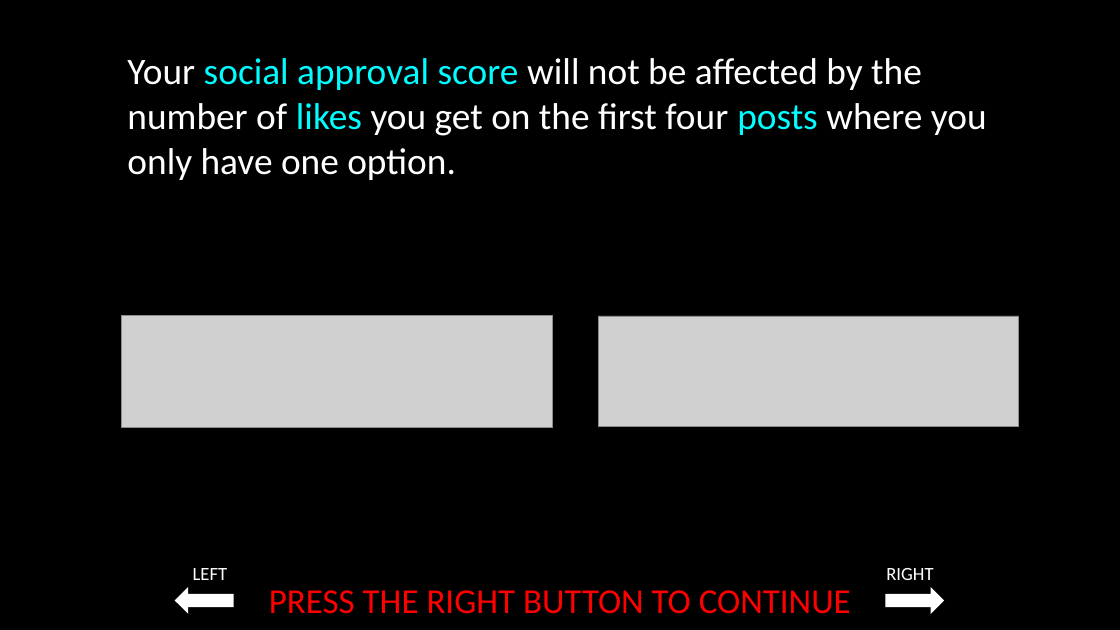
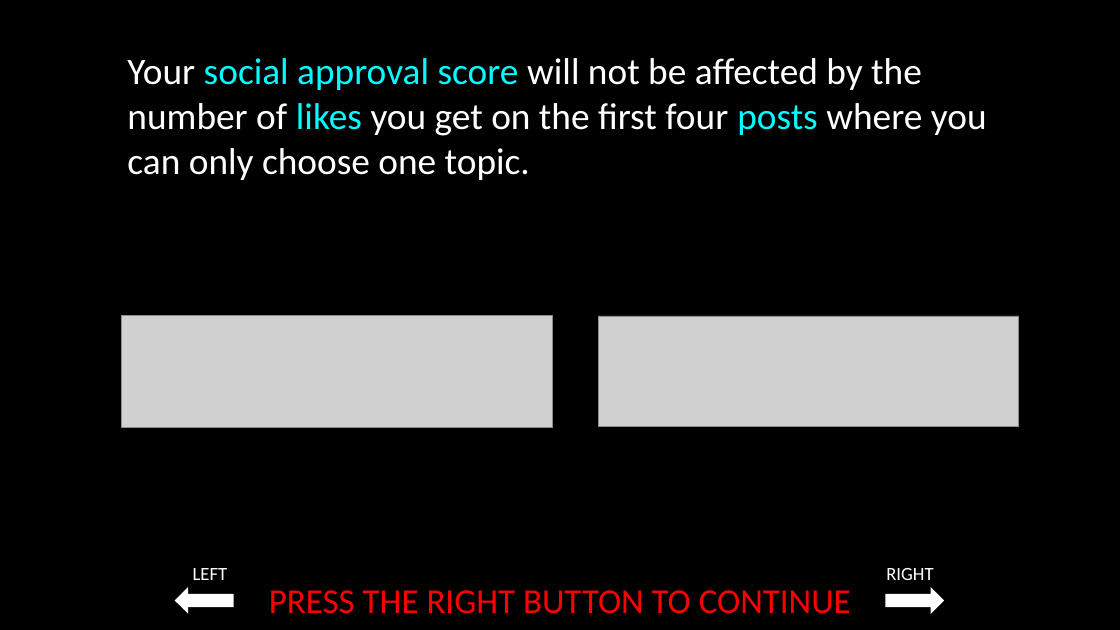
Before and after one commit to laureate-institute-for-brain-research/StimToolOnline, a slide deck: slide 24 of public/js/tasks/social_media/media/Social_media_task_instructions_06_29_2022.pptx. Drawn at 1120x630 pixels with LibreOffice and Linux fonts; fonts in the diff are those of the drawing; grey boxes stand for pictures. Boxes give left, top, right and bottom in pixels: in the first picture for what was removed or moved away, otherwise in the second. Text is boxed around its words. In the diff, an @@ line names an element or a change of style, - is before the commit and + after.

```diff
--- a/public/js/tasks/social_media/media/Social_media_task_instructions_06_29_2022.pptx
+++ b/public/js/tasks/social_media/media/Social_media_task_instructions_06_29_2022.pptx
@@ text at [127,58,987,180]: text changed @@
-Your social approval score will not be affected by the number of likes you get on the first four posts where you only have one option.
+Your social approval score will not be affected by the number of likes you get on the first four posts where you can only choose one topic.
```
Also in this commit, not shown: 1 other slide changed, 1 other file.
